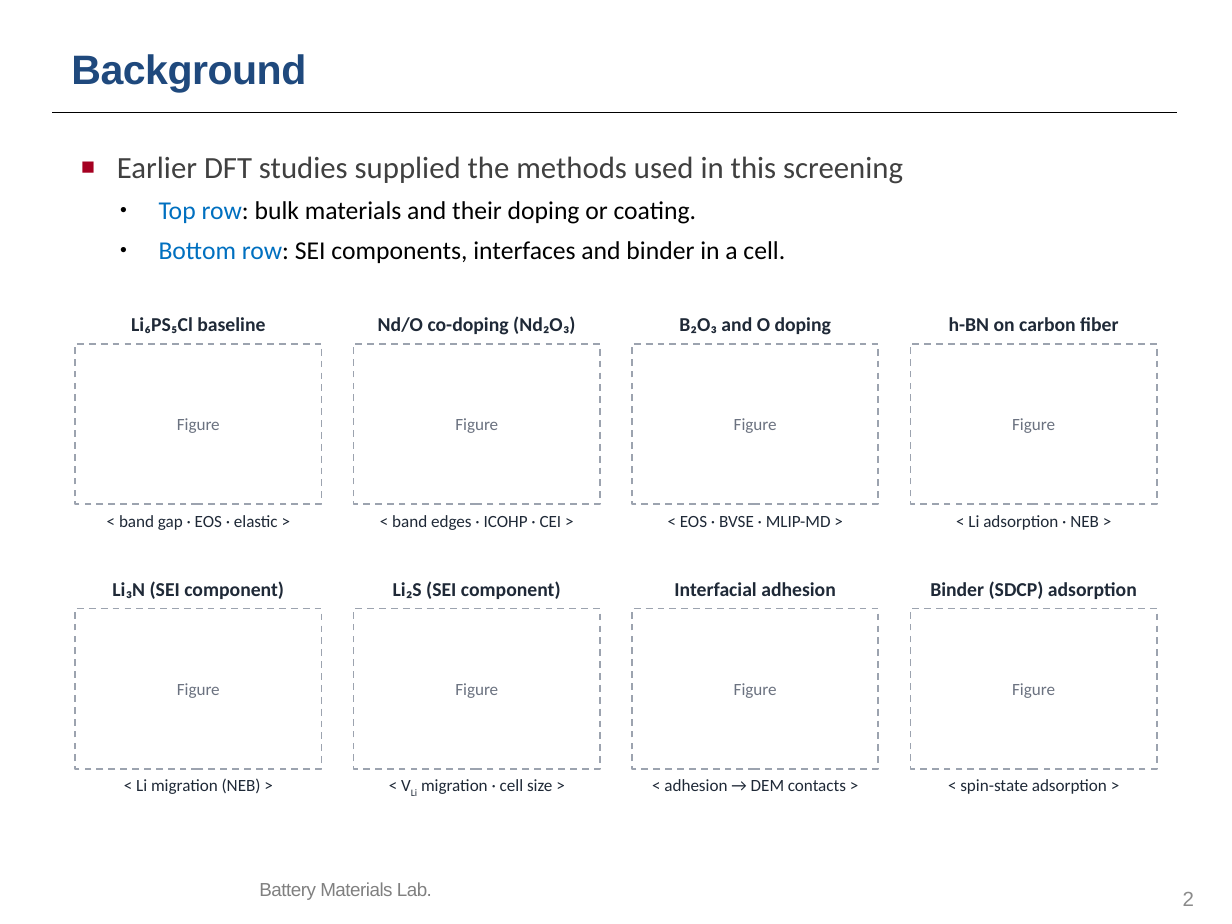
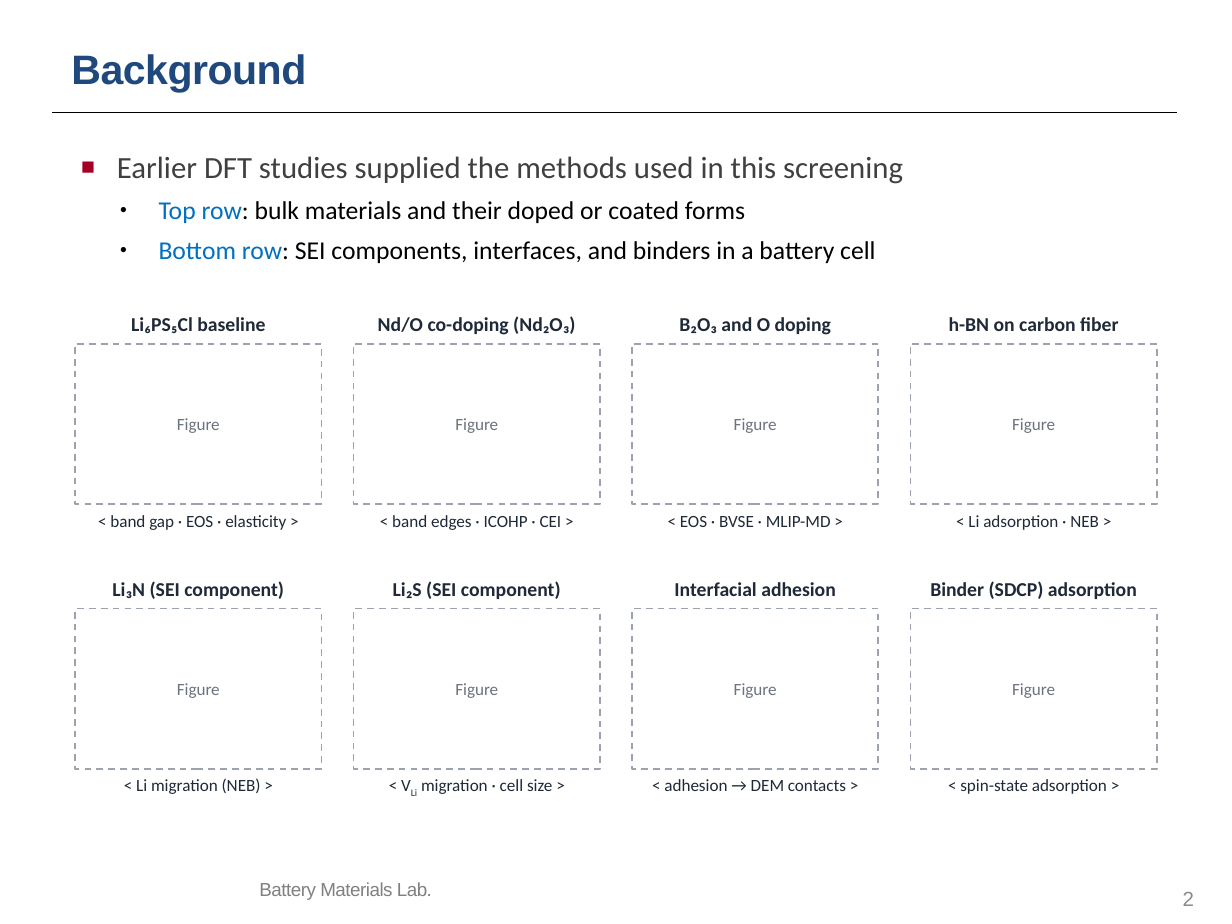
Before and after one commit to yonghoon7153-source/Yonghoon-DEM-DFT, a slide deck: slide 2 of kb/seminars/Research_Seminar_2026_10_13_cascade_progress_lean.pptx. Drawn at 1232x924 pixels with LibreOffice and Linux fonts; fonts in the diff are those of the drawing; background and template pictures are left out. Boxes give left, top, right and bottom in pixels: in the first picture for what was removed or moved away, otherwise in the second. Text is boxed around its words. In the diff, an @@ line names an element or a change of style, - is before the commit and + after.

```diff
--- a/kb/seminars/Research_Seminar_2026_10_13_cascade_progress_lean.pptx
+++ b/kb/seminars/Research_Seminar_2026_10_13_cascade_progress_lean.pptx
@@ text at (x1=159, y1=201, x2=875, y2=263): text changed @@
-• Top row: bulk materials and their doping or coating.
-• Bottom row: SEI components, interfaces and binder in a cell.
+• Top row: bulk materials and their doped or coated forms
+• Bottom row: SEI components, interfaces, and binders in a battery cell
@@ text at (x1=110, y1=515, x2=286, y2=530): text changed @@
-< band gap · EOS · elastic >
+< band gap · EOS · elasticity >
```
Also in this commit, not shown: 5 other files.
